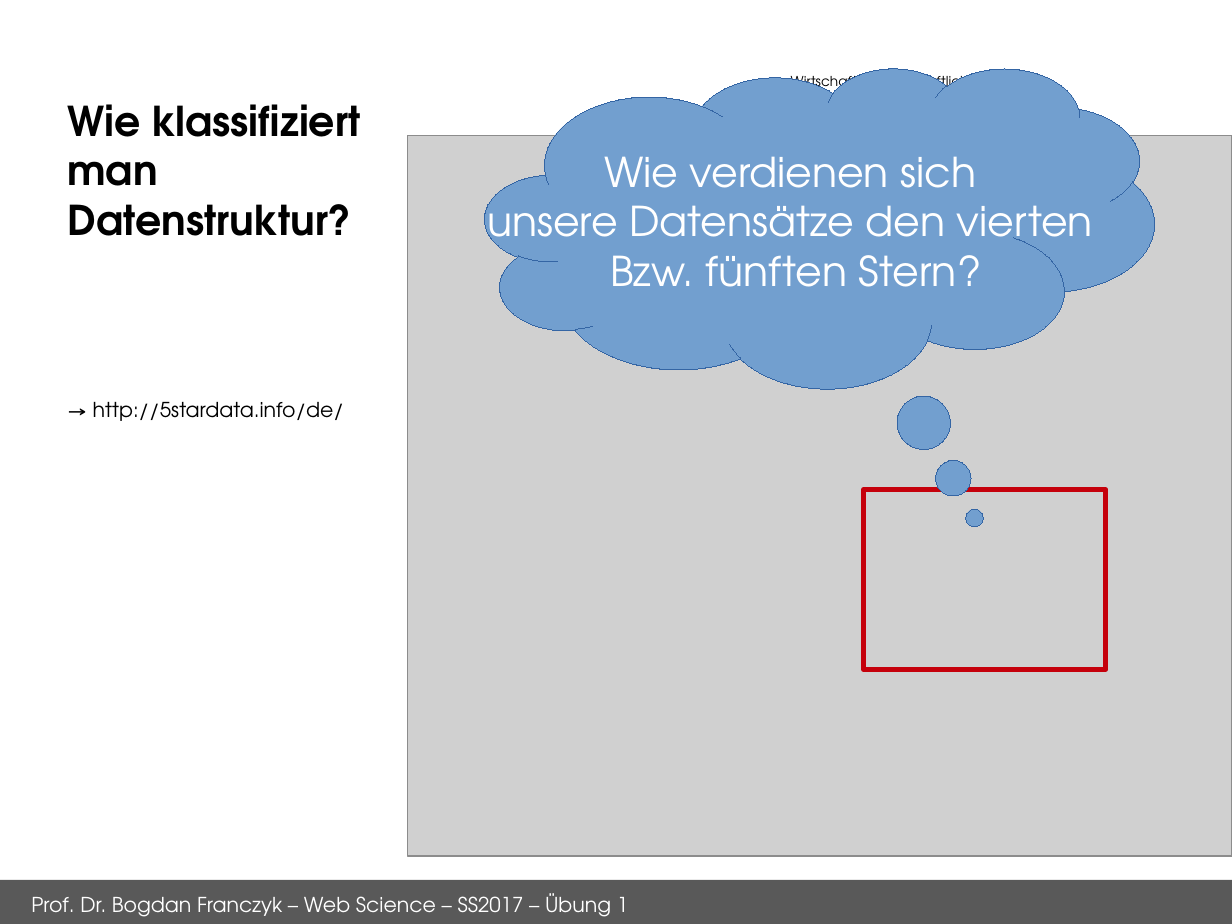
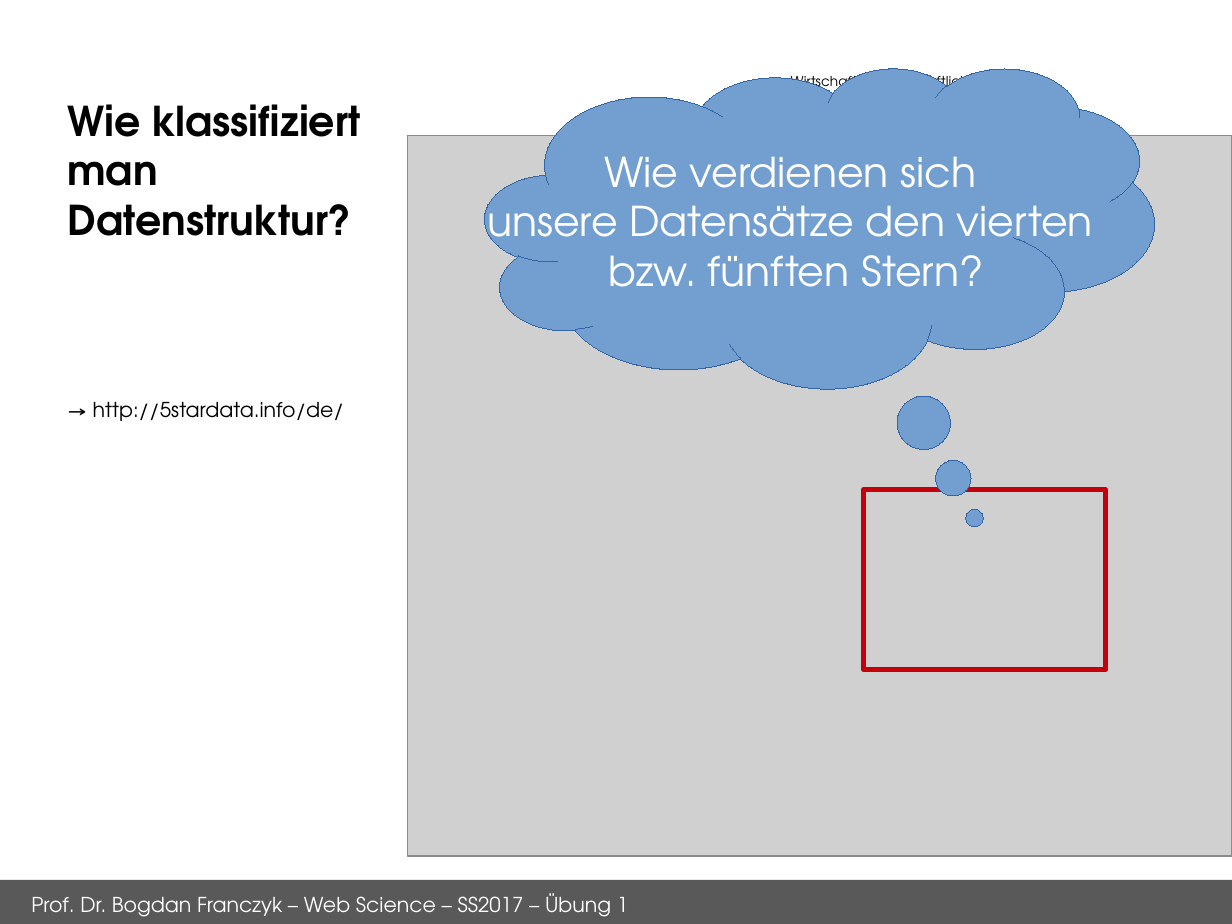
Before and after one commit to dhaeb/ue1_ws, a slide deck: slide 11 of ueb1.odp. Drawn at 1232x924 pixels with LibreOffice and Linux fonts; fonts in the diff are those of the drawing; grey boxes stand for pictures; background and template pictures are left out. Boxes give left, top, right and bottom in pixels: in the first picture for what was removed or moved away, otherwise in the second. Text is boxed around its words. In the diff, an @@ line names an element or a change of style, - is before the commit and + after.

```diff
--- a/ueb1.odp
+++ b/ueb1.odp
@@ text in thought cloud at (608,255,983,287): text changed @@
-Bzw. fünften Stern?
+bzw. fünften Stern?
```
Also in this commit, not shown: 3 other slides changed, 3 other files.
